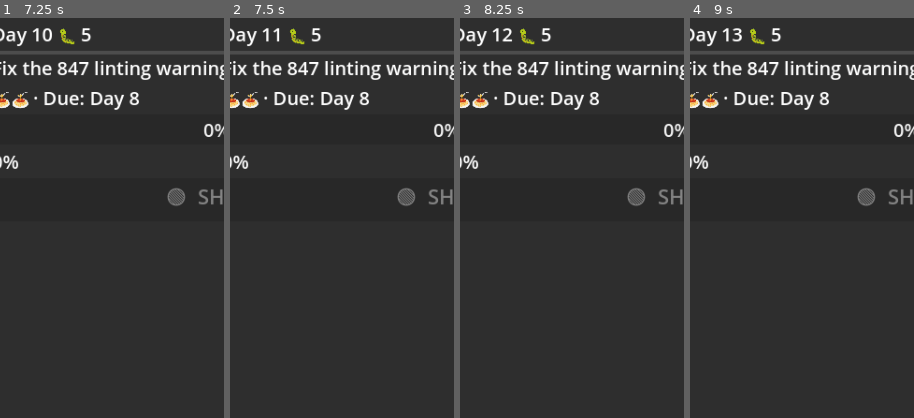
Above: before the commit, frames 1-4 (left to right).
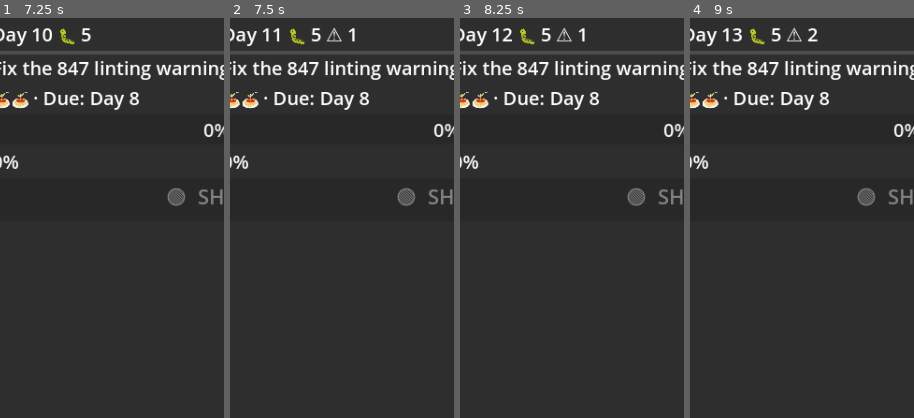
Above: after the commit, the same moments.

Repository: lmchoi/game-code-monkey-code
Game: Godot game, scene res://scenes/game_ui.tscn
The game is run twice, just before and just after one commit, with the same random seed, the same clock (stepped at 60 frames per second) and the same inputs.
Inputs:
- Up to frame 1 (7.25 s): click "WORK" at 0.5 s; click "🟢 SHIP IT" at 1.25 s; click "HUSTLE" at 2 s; click "WORK" at 2.75 s; click "🟢 SHIP IT" at 3.5 s; click "HUSTLE" at 4.25 s; click "WORK" at 5 s; click "🟢 SHIP IT" at 5.75 s; click "HUSTLE" at 6.5 s
- Up to frame 2 (7.5 s): tap Enter at 7.25 s
- Up to frame 3 (8.25 s): tap Space at 8 s
- Up to frame 4 (9 s): tap Enter at 8.75 s
The pictures show only the part of the screen within x 2-52%, y 0-50%; the shares and areas given below are measured in that part.

Frame 1 is identical in both runs. In frame 2, 0.2% of the frame differs, in the area x 43-56%, y 2-6%; in frame 3, 0.2%; in frame 4, 0.2%, in the area x 43-58%, y 2-6%.

Commit message:
Step 8b-iv — strike indicator in TopBar, hidden until strikes > 0
Co-Authored-By: Claude Sonnet 4.6 <noreply@anthropic.com>

Diff:
--- a/scenes/game_ui.gd
+++ b/scenes/game_ui.gd
@@ -7,6 +7,7 @@
 @onready var _progress_label: Label = $MainLayout/TaskCard/CardContent/ProgressLabel
 @onready var _day_label: Label = $MainLayout/TopBar/HBoxContainer/DayLabel
 @onready var _bug_label: Label = $MainLayout/TopBar/HBoxContainer/BugLabel
+@onready var _strike_label: Label = $MainLayout/TopBar/HBoxContainer/StrikeLabel
 @onready var _money_label: Label = $MainLayout/TopBar/HBoxContainer/MoneyLabel
 @onready var _ship_button: Button = $MainLayout/TaskCard/CardContent/ShipButton
 @onready var _work_button: Button = $MainLayout/ActionButtons/WorkButton
@@ -18,6 +19,7 @@
 	GameManager.day_changed.connect(_on_day_changed)
 	GameManager.money_changed.connect(_on_money_changed)
 	GameManager.bugs_changed.connect(_on_bugs_changed)
+	GameManager.strikes_changed.connect(_on_strikes_changed)
 	_ship_button.pressed.connect(GameManager.do_ship)
 	_work_button.pressed.connect(GameManager.do_work)
 	_hustle_button.pressed.connect(GameManager.do_hustle)
@@ -37,6 +39,10 @@
 func _on_day_changed(new_day: int) -> void:
 	_day_label.text = "Day %d" % new_day
 
+func _on_strikes_changed(new_strikes: int) -> void:
+	_strike_label.visible = new_strikes > 0
+	_strike_label.text = "⚠️ %d" % new_strikes
+
 func _on_bugs_changed(new_bugs: int) -> void:
 	_bug_label.visible = new_bugs > 0
 	_bug_label.text = "🐛 %d" % new_bugs
--- a/scenes/game_ui.tscn
+++ b/scenes/game_ui.tscn
@@ -24,6 +24,10 @@
 theme_type_variation = "TopBarLabel"
 
 [node name="BugLabel" type="Label" parent="MainLayout/TopBar/HBoxContainer"]
+visible = false
+theme_type_variation = "TopBarLabel"
+
+[node name="StrikeLabel" type="Label" parent="MainLayout/TopBar/HBoxContainer"]
 visible = false
 theme_type_variation = "TopBarLabel"
 
